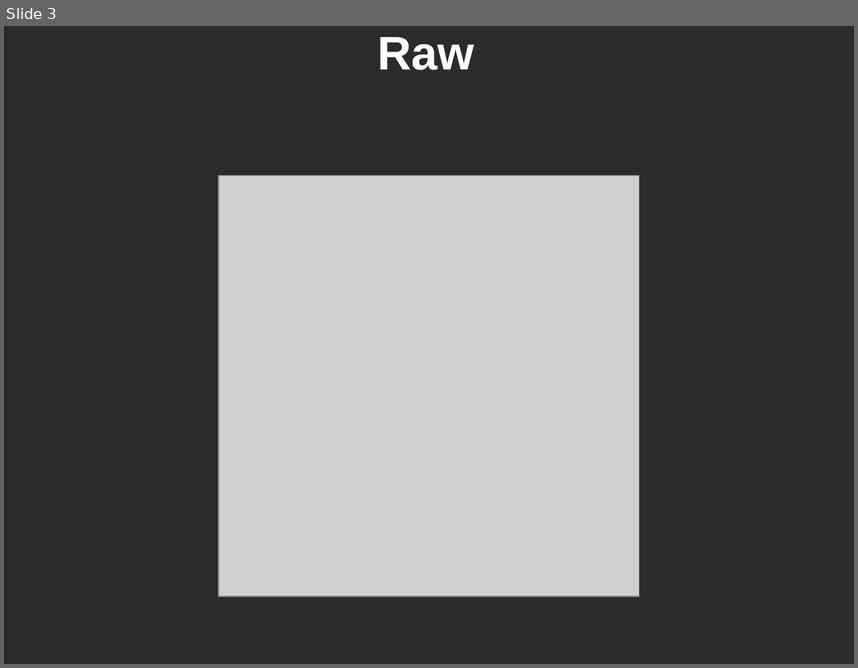
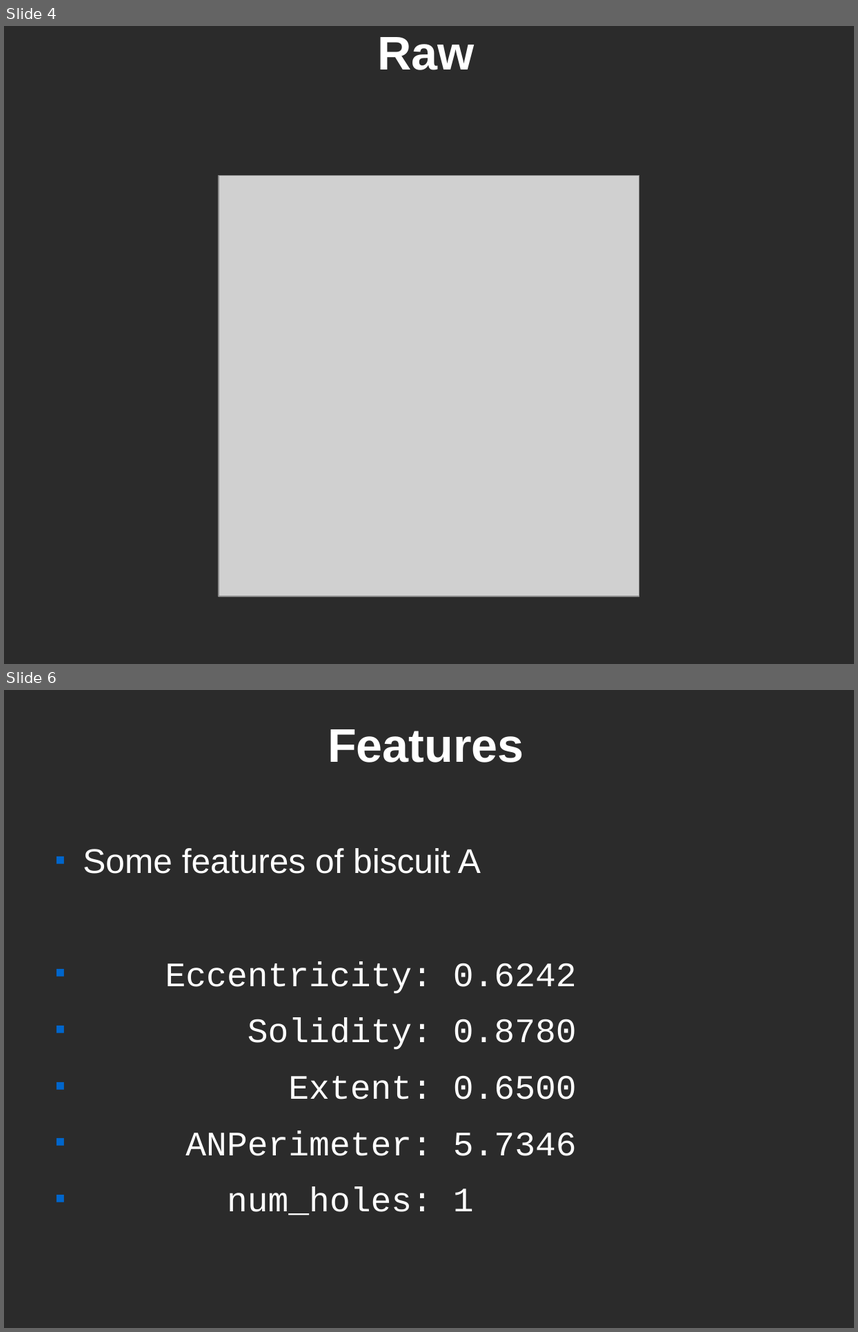
Before and after one commit to Tarrasch/AlphaBiscuit, a slide deck: presentation/biscuits.odp. Shown one above the other, each under a label of ours: slide 3 before the commit, slides 4 and 6 after it; the slides between them are not shown. The pictures are 858x668 and 858x1332 pixels, drawn with LibreOffice and Linux fonts; fonts in the diff are those of the drawing; grey boxes stand for pictures; background and template pictures are left out; a plain dark background stands for a picture behind light text. Boxes give left, top, right and bottom in pixels: in the first picture for what was removed or moved away, otherwise in the second. Text is boxed around its words. In the diff, an @@ line names an element or a change of style, - is before the commit and + after.

```diff
--- a/presentation/biscuits.odp
+++ b/presentation/biscuits.odp
@@ slide 6 added at (4, 690, 854, 1328), background picture (left out) @@
@@ title added at (328, 729, 524, 762), 44 pt, text #FFFFFF, bold @@
+Features
@@ text added at (83, 848, 577, 1215), 32 pt, text #FFFFFF @@
+■ Some features of biscuit A
+■ Eccentricity: 0.6242
+■ Solidity: 0.8780
+■ Extent: 0.6500
+■ ANPerimeter: 5.7346
+■ num_holes: 1
@@ what was slide 3 is now slide 4 @@
```
Also in this commit, not shown: 2 slides changed, 10 other slides added, 2 other files.
